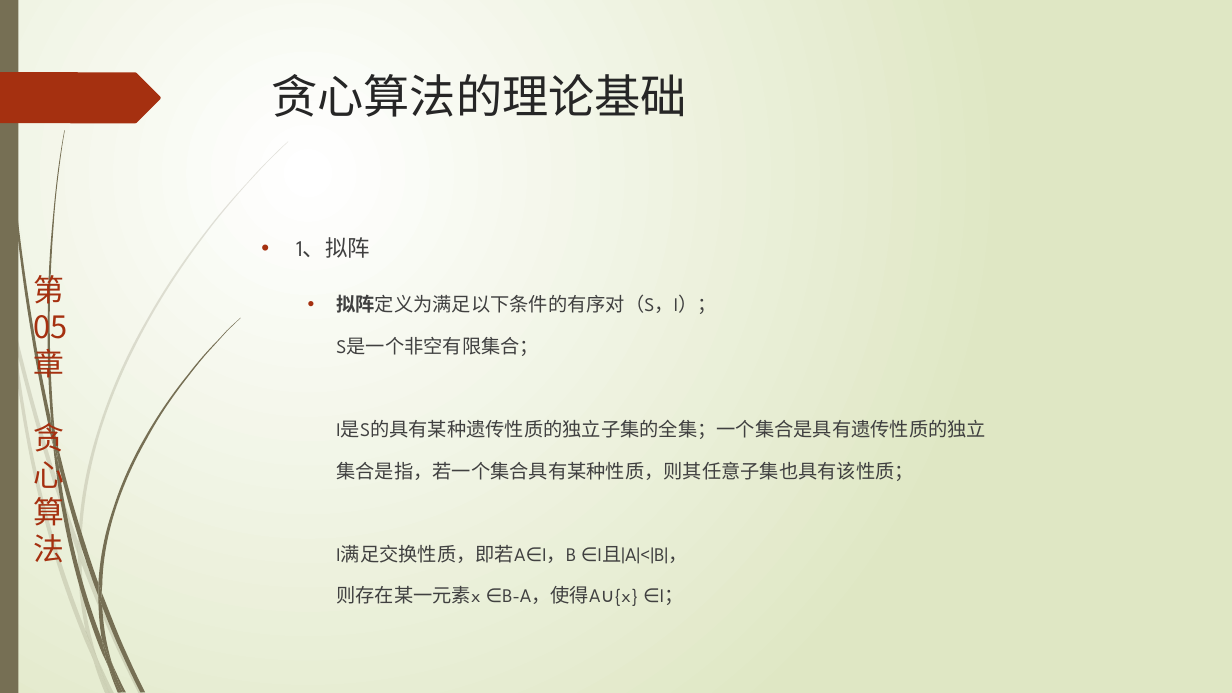
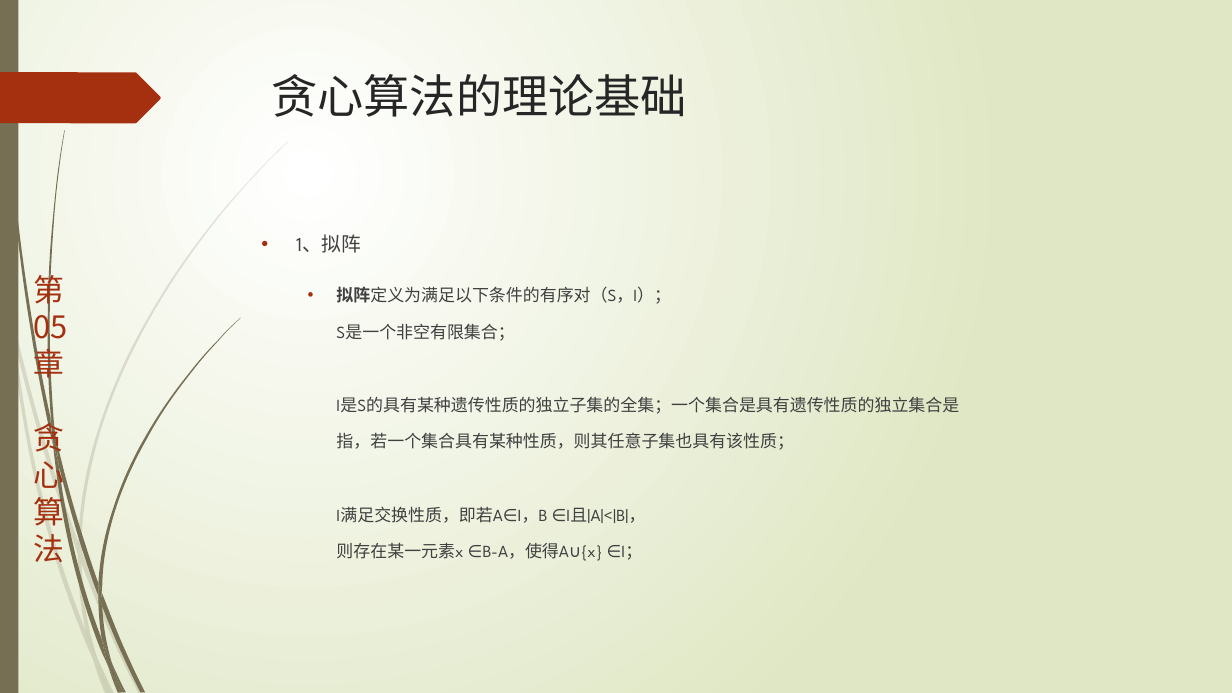
Before and after one commit to TeacherPeng/AlgorithmDesign, a slide deck: slide 15 of 教案/第05章.贪心算法.pptx. Drawn at 1232x693 pixels with LibreOffice and Linux fonts; fonts in the diff are those of the drawing. Boxes give left, top, right and bottom in pixels: in the first picture for what was removed or moved away, otherwise in the second. Text is boxed around its words. In the diff, an @@ line names an element or a change of style, - is before the commit and + after.

```diff
--- a/教案/第05章.贪心算法.pptx
+++ b/教案/第05章.贪心算法.pptx
@@ text "1、拟阵" at (296,234,959,561): size 17.5 to 15.4 pt in "1、拟阵"; size 15 to 13.2 pt @@
```
Also in this commit, not shown: 4 other slides changed, 1 slide added, 2 other files.
